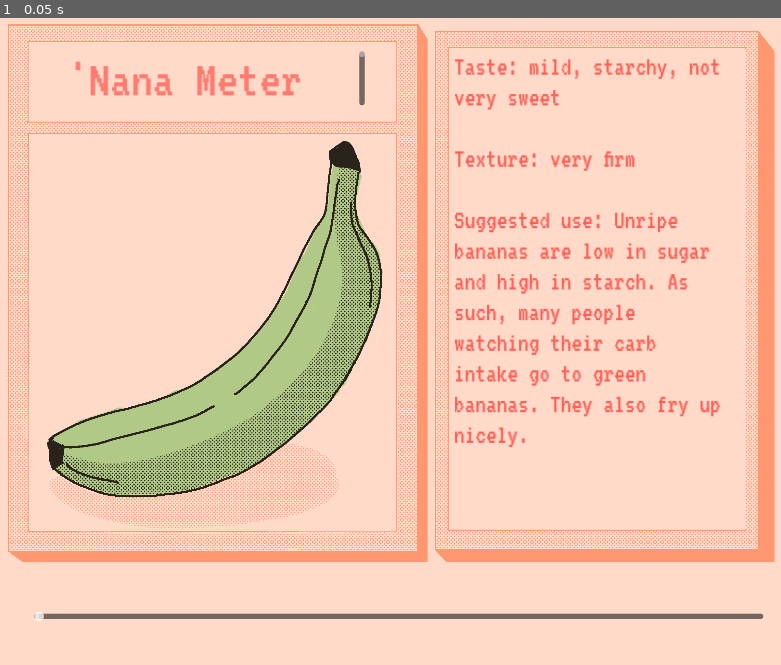
Above: before the commit, frame 1.
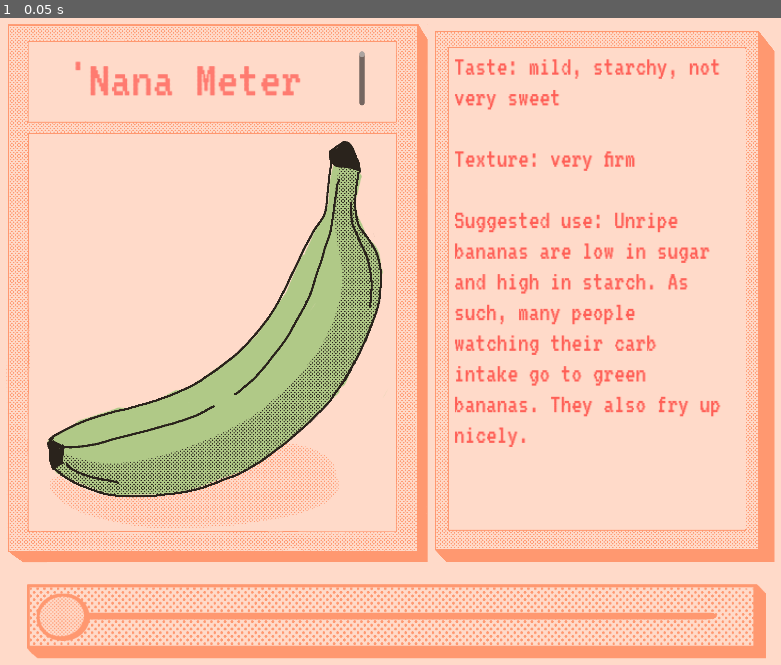
Above: after the commit, the same moment.

Repository: myrrhpansies/nanameter
Game: Godot game, scene res://scenes/nana_meter_scene.tscn
Two runs of this game, one before a commit and one after it. Both use one fixed random seed, a clock stepped at 60 frames per second and the inputs below.
Inputs:
- Up to frame 1 (0.05 s): no input

The runs differ from the first frame. In frame 1, 5.9% of the frame differs, in the area x 3-99%, y 87-99%.

Commit message:
more nanaslider

Diff:
--- a/scenes/nana_meter_scene.tscn
+++ b/scenes/nana_meter_scene.tscn
@@ -7,6 +7,9 @@
 [ext_resource type="Texture2D" uid="uid://bhlcsaupbkvqa" path="res://nanaArt/nanaShade.png" id="4_2p6fi"]
 [ext_resource type="Texture2D" uid="uid://bce54htr3oajy" path="res://nanaArt/nanaLine.png" id="4_w6avp"]
 [ext_resource type="FontFile" uid="uid://8kb86vbdbhmv" path="res://nanaArt/VT323-Regular.ttf" id="7_sv7g4"]
+[ext_resource type="Texture2D" uid="uid://ds7or0880gkkc" path="res://nanaArt/nanaBox.png" id="8_ksc7y"]
+[ext_resource type="Texture2D" uid="uid://ikke2msdbjup" path="res://nanaArt/nanaGrabber.png" id="8_p26jc"]
+[ext_resource type="Texture2D" uid="uid://cxlccwnm36lud" path="res://nanaArt/nanaBar.png" id="9_kprq4"]
 
 [sub_resource type="Animation" id="Animation_ncndm"]
 resource_name = "nanaAnina"
@@ -223,6 +226,13 @@
 "RESET": SubResource("Animation_26tmi"),
 "nanaAnina": SubResource("Animation_ncndm")
 }
+
+[sub_resource type="StyleBoxTexture" id="StyleBoxTexture_ff5aw"]
+texture = ExtResource("9_kprq4")
+expand_margin_left = 1.0
+expand_margin_top = 20.0
+expand_margin_right = 20.0
+expand_margin_bottom = 20.0
 
 [node name="nanaMeterScene" type="Node2D"]
 position = Vector2(3, 0)
@@ -302,11 +312,19 @@
 middle_mouse_paste_enabled = false
 wrap_mode = 1
 
+[node name="NanaBox" type="Sprite2D" parent="."]
+position = Vector2(615, 911)
+scale = Vector2(0.929577, 1)
+texture = ExtResource("8_ksc7y")
+
 [node name="nanaSlide" type="HSlider" parent="."]
-offset_left = 69.0
-offset_top = 841.0
-offset_right = 1163.0
-offset_bottom = 966.0
+offset_left = 64.0
+offset_top = 843.0
+offset_right = 1158.0
+offset_bottom = 968.0
+theme_override_icons/grabber = ExtResource("8_p26jc")
+theme_override_icons/grabber_highlight = ExtResource("8_p26jc")
+theme_override_styles/slider = SubResource("StyleBoxTexture_ff5aw")
 max_value = 12.0
 step = 0.5
 
Binary file added: nanaArt/nanaBar.png
Not shown, added: nanaArt/nanaBar.png.import
Binary file added: nanaArt/nanaBox.png
Not shown, added: nanaArt/nanaBox.png.import
Binary file added: nanaArt/nanaGrabber.png
Not shown, added: nanaArt/nanaGrabber.png.import
Not shown: 1 places in scenes/nana_meter_scene.tscn that only renumber resources
Not shown, added: nanaArt/nanaBox.png~
